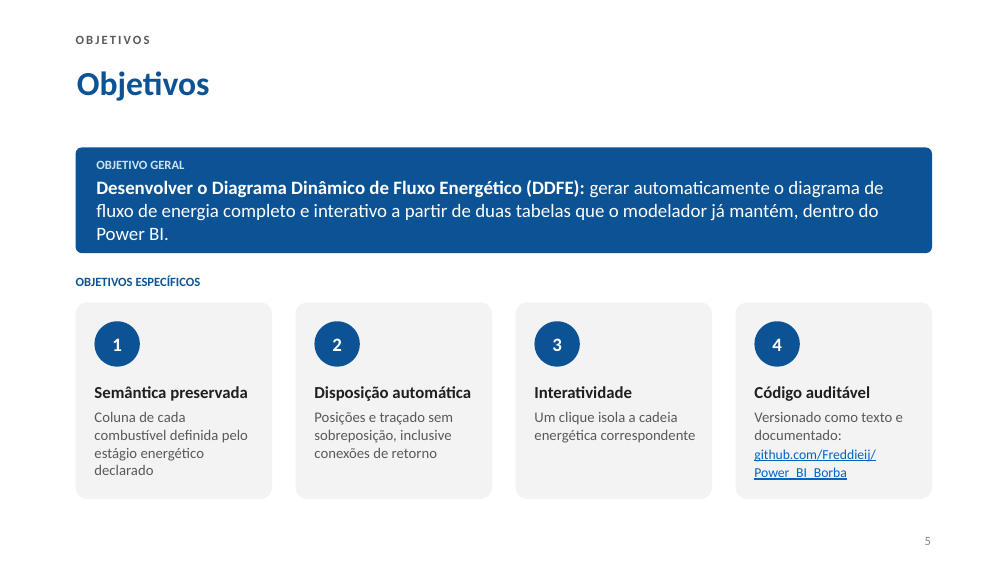
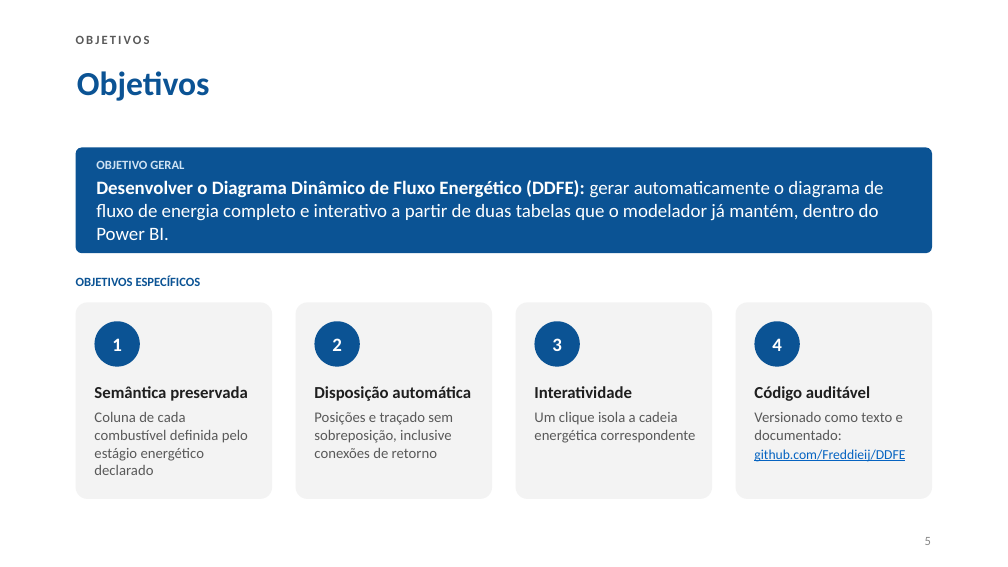
Before and after one commit to Freddieij/DDFE, a slide deck: slide 5 of Apresentacao/Apresentacao_XVI_Seminario_PIBITI.pptx. Drawn at 1008x567 pixels with LibreOffice and Linux fonts; fonts in the diff are those of the drawing. Boxes give left, top, right and bottom in pixels: in the first picture for what was removed or moved away, otherwise in the second. Text is boxed around its words. In the diff, an @@ line names an element or a change of style, - is before the commit and + after.

```diff
--- a/Apresentacao/Apresentacao_XVI_Seminario_PIBITI.pptx
+++ b/Apresentacao/Apresentacao_XVI_Seminario_PIBITI.pptx
@@ text at (x1=754, y1=449, x2=905, y2=462): text changed @@
-github.com/Freddieij/
-Power_BI_Borba
+github.com/Freddieij/DDFE
```
Also in this commit, not shown: 2 other slides changed, 2 other files.
